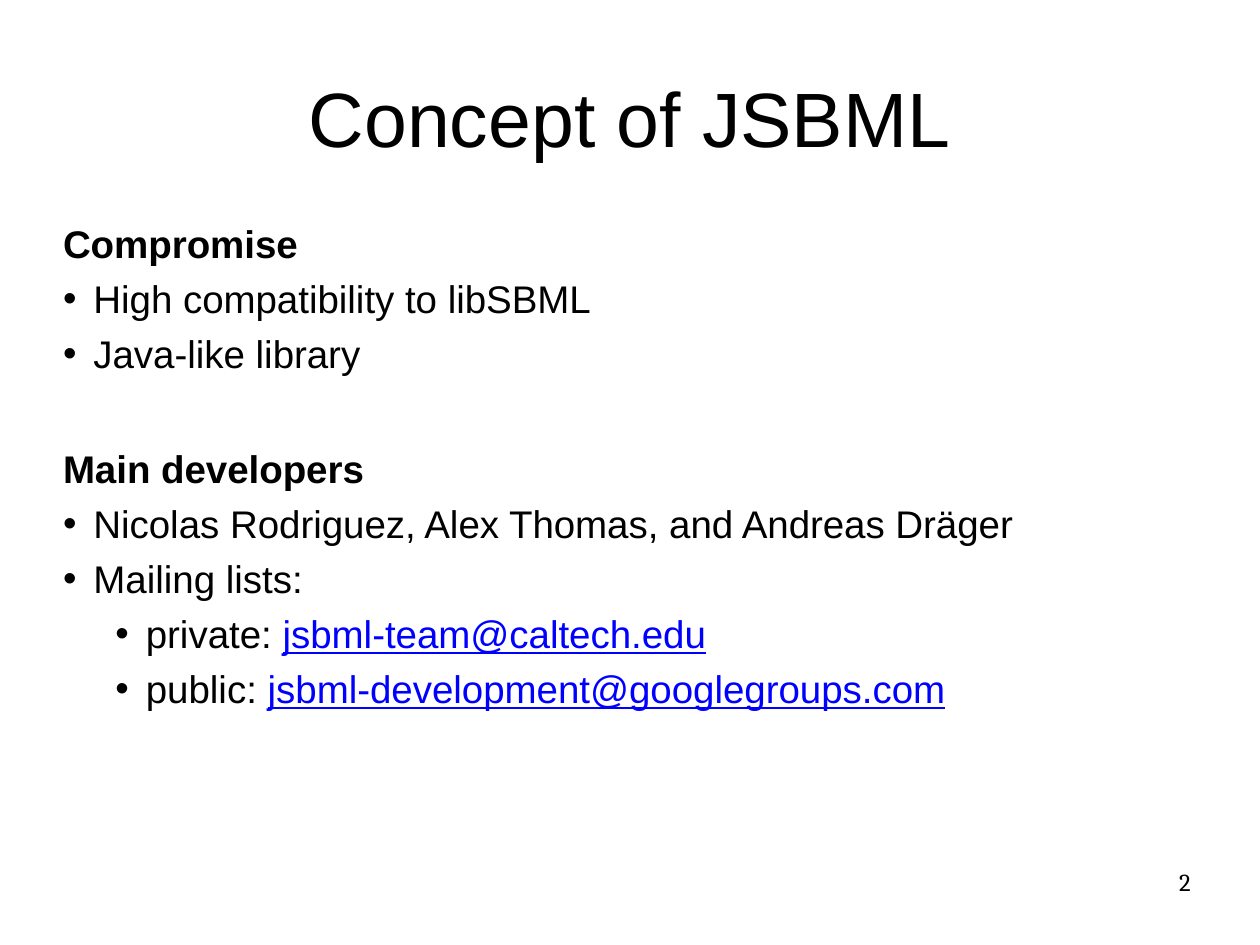
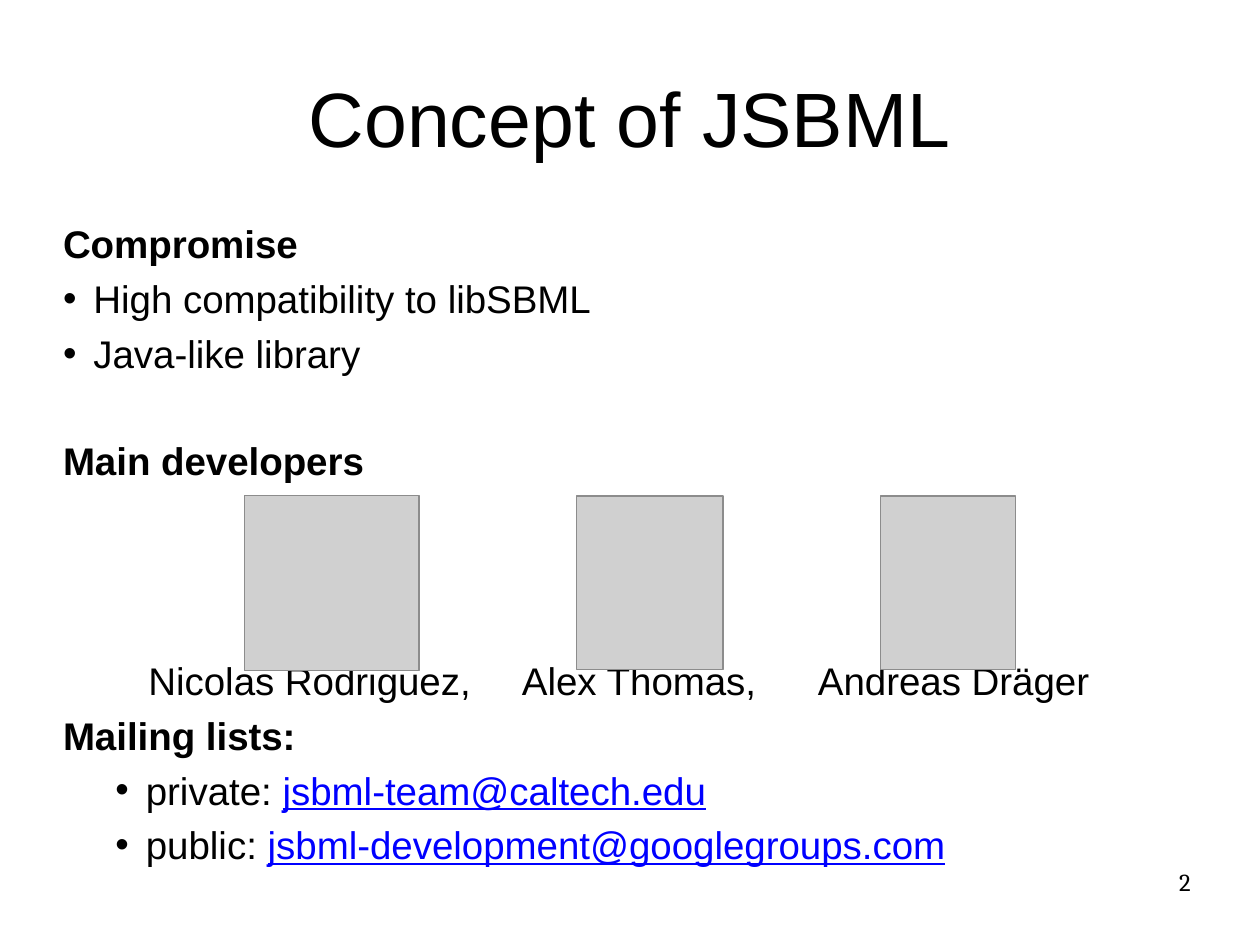
Before and after one commit to sbmlteam/jsbml, a slide deck: slide 2 of core/doc/presentations/2014_04_COLOMOTO_JSBML_QUAL.pptx. Drawn at 1260x945 pixels with LibreOffice and Linux fonts; fonts in the diff are those of the drawing; grey boxes stand for pictures. Boxes give left, top, right and bottom in pixels: in the first picture for what was removed or moved away, otherwise in the second. Text is boxed around its words. In the diff, an @@ line names an element or a change of style, - is before the commit and + after.

```diff
--- a/core/doc/presentations/2014_04_COLOMOTO_JSBML_QUAL.pptx
+++ b/core/doc/presentations/2014_04_COLOMOTO_JSBML_QUAL.pptx
@@ picture added at (x1=244, y1=495, x2=420, y2=670) @@
@@ picture added at (x1=577, y1=496, x2=723, y2=670) @@
@@ picture added at (x1=881, y1=496, x2=1016, y2=670) @@
@@ text at (x1=148, y1=664, x2=1089, y2=702): text changed @@
-• Nicolas Rodriguez, Alex Thomas, and Andreas Dräger
+Nicolas Rodriguez, Alex Thomas, Andreas Dräger
@@ text at (x1=63, y1=722, x2=296, y2=757): bold on in "Mailing lists:"; bullet • to none @@
```
Also in this commit, not shown: 2 slides added, 10 slides removed, 3 other files.
